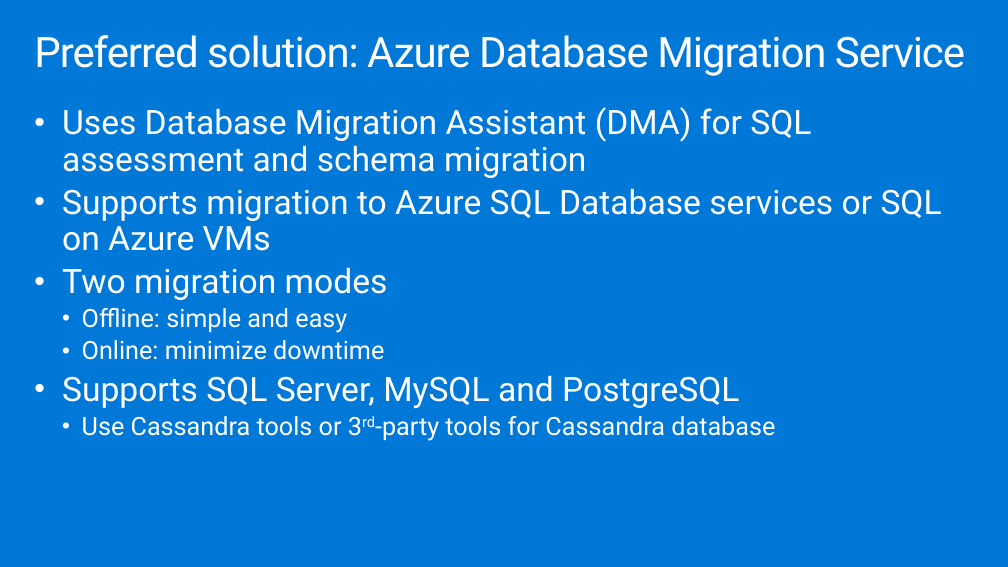
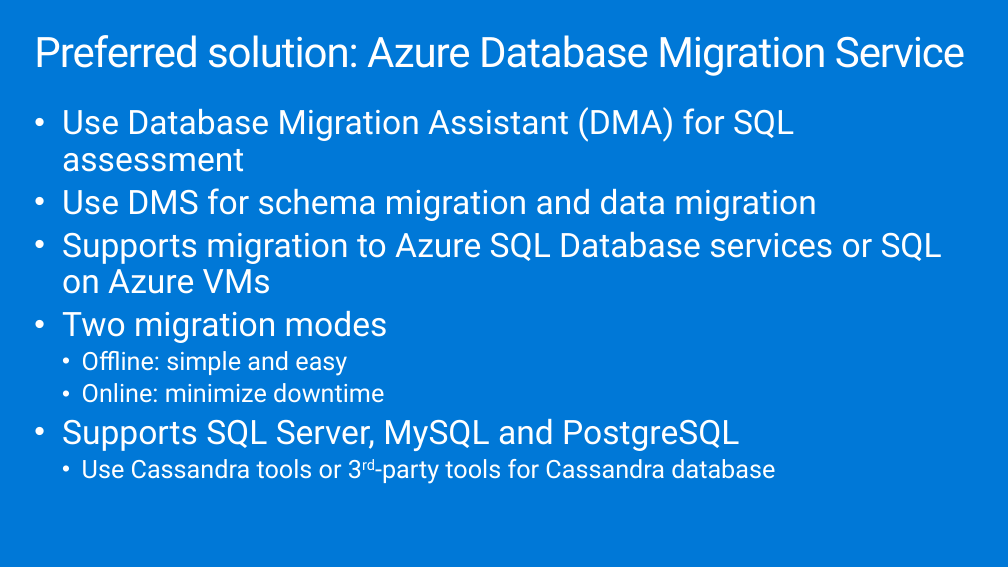
Before and after one commit to yachoukh/MCW-Line-of-business-application-migration, a slide deck: slide 20 of Whiteboard design session/WDS trainer presentation - Line-of-business application migration.pptx. Drawn at 1008x567 pixels with LibreOffice and Linux fonts; fonts in the diff are those of the drawing. Boxes give left, top, right and bottom in pixels: in the first picture for what was removed or moved away, otherwise in the second. Text is boxed around its words. In the diff, an @@ line names an element or a change of style, - is before the commit and + after.

```diff
--- a/Whiteboard design session/WDS trainer presentation - Line-of-business application migration.pptx
+++ b/Whiteboard design session/WDS trainer presentation - Line-of-business application migration.pptx
@@ text at [62,107,816,221]: text changed @@
-• Uses Database Migration Assistant (DMA) for SQL assessment and schema migration
+• Use Database Migration Assistant (DMA) for SQL assessment
+• Use DMS for schema migration and data migration
```
Also in this commit, not shown: 15 other slides changed, 5 other files.
